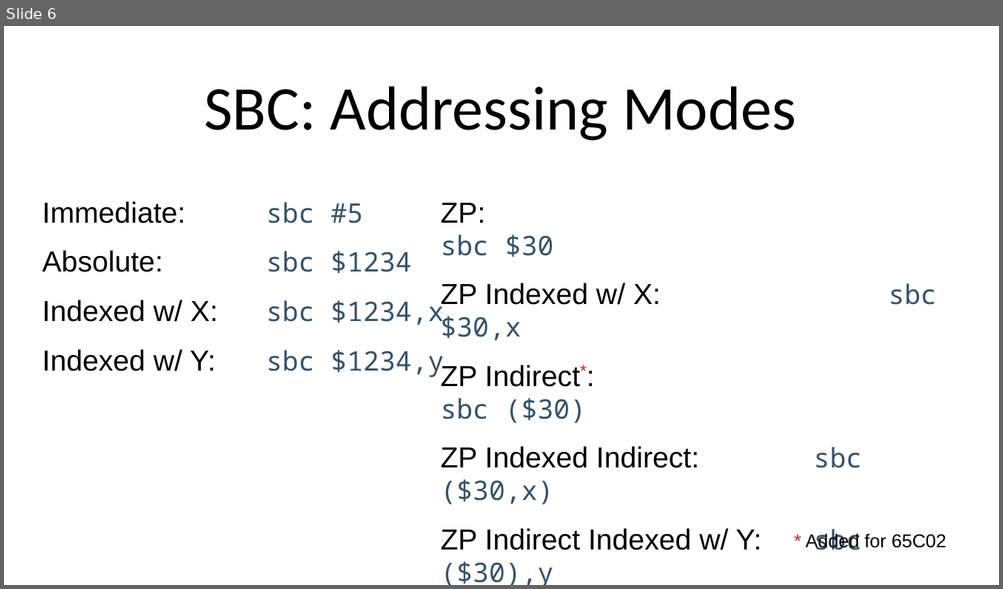
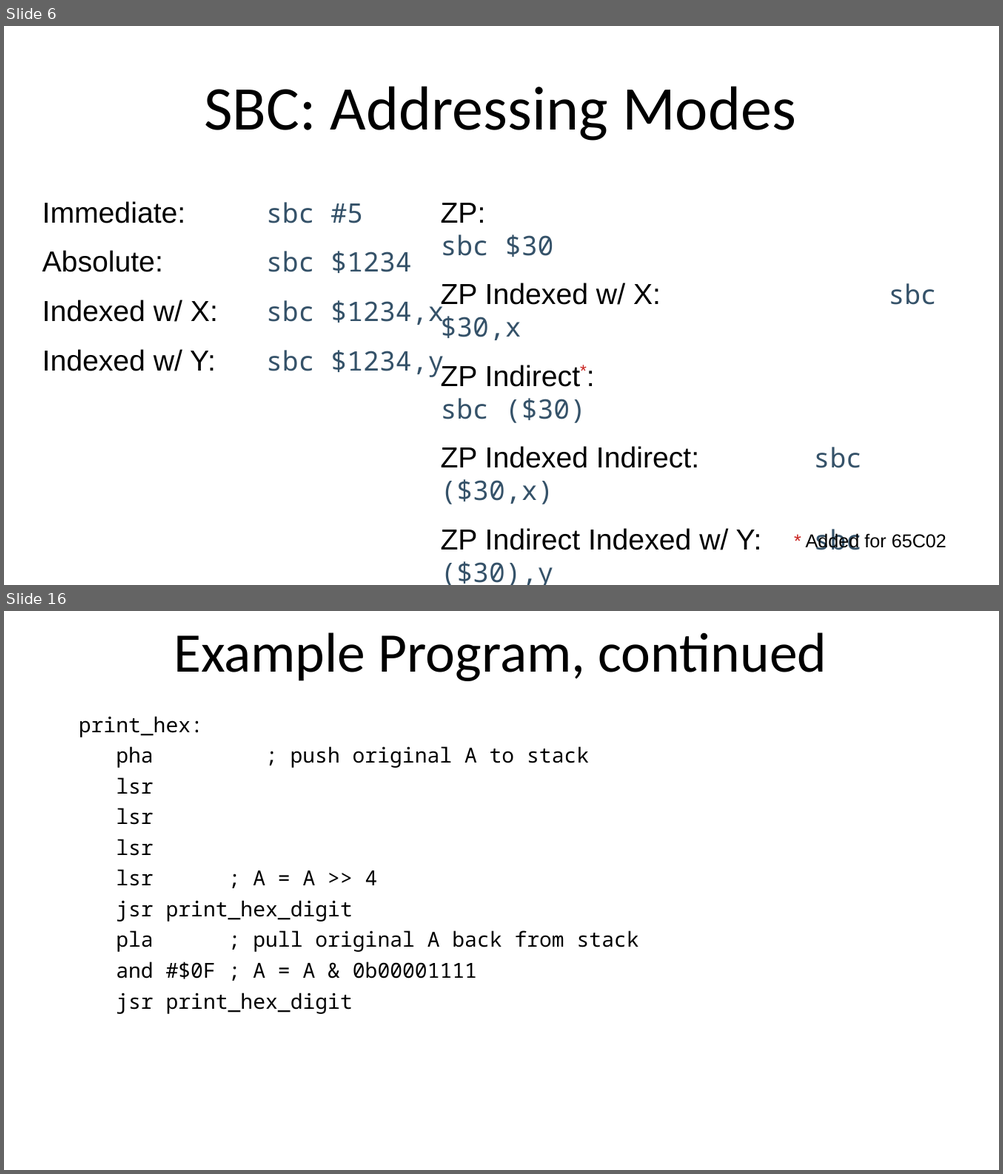
Before and after one commit to SlithyMatt/x16-assembly-tutorial, a slide deck: Lesson4/Lesson4.odp. Shown one above the other, each under a label of ours: slide 6 before the commit, slides 6 and 16 after it; the slides between them are not shown. The pictures are 1003x589 and 1003x1174 pixels, drawn with LibreOffice and Linux fonts; fonts in the diff are those of the drawing. Boxes give left, top, right and bottom in pixels: in the first picture for what was removed or moved away, otherwise in the second. Text is boxed around its words. In the diff, an @@ line names an element or a change of style, - is before the commit and + after.

```diff
--- a/Lesson4/Lesson4.odp
+++ b/Lesson4/Lesson4.odp
@@ slide 16 added at (x1=4, y1=611, x2=999, y2=1170), background #FFFFFF @@
@@ title added at (x1=173, y1=632, x2=827, y2=681), 54 pt, text #000000 @@
+Example Program, continued
@@ text added at (x1=79, y1=716, x2=639, y2=1014), 20 pt, text #000000 @@
+print_hex:
+pha ; push original A to stack
+lsr
+lsr
+lsr
+lsr ; A = A >> 4
+jsr print_hex_digit
+pla ; pull original A back from stack
+and #$0F ; A = A & 0b00001111
+jsr print_hex_digit
```
Also in this commit, not shown: 1 slide changed, 9 other slides added, 9 slides removed.
